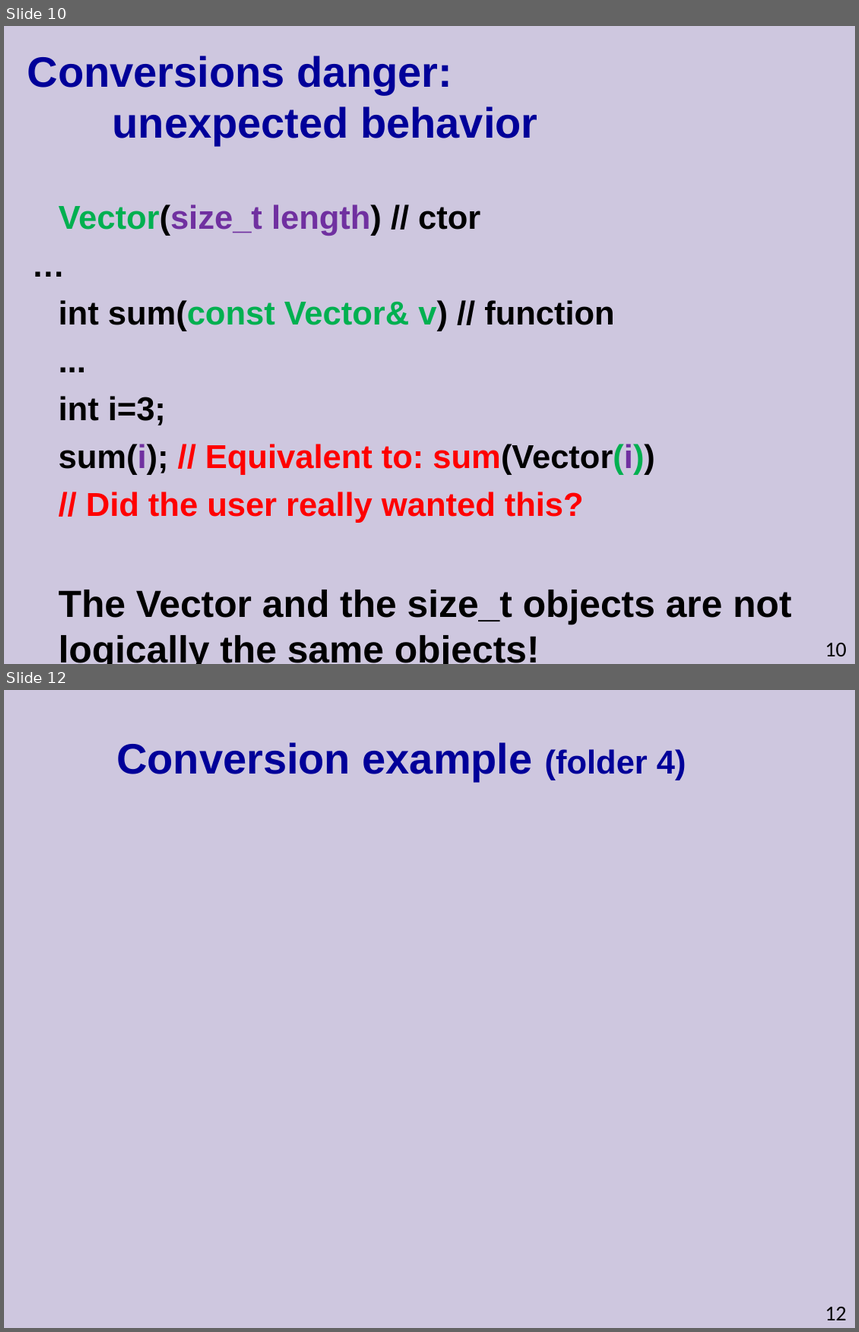
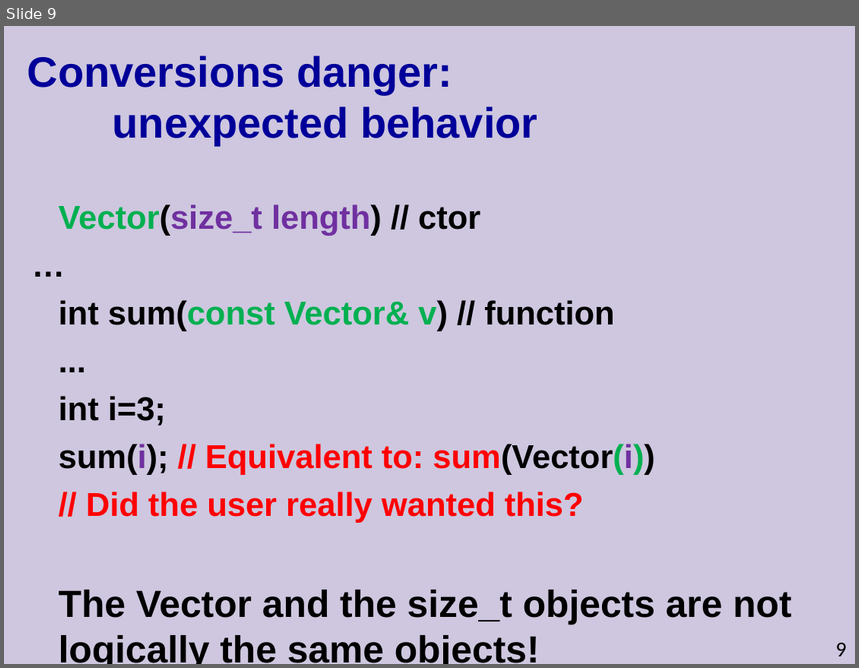
Before and after one commit to cpp-at-ariel/cpp-5779, a slide deck: 05-copy-convert/slides.odp. Shown one above the other, each under a label of ours: slides 10 and 12 before the commit, slide 9 after it; the slides between them are not shown. The pictures are 859x1332 and 859x668 pixels, drawn with LibreOffice and Linux fonts; fonts in the diff are those of the drawing. Boxes give left, top, right and bottom in pixels: in the first picture for what was removed or moved away, otherwise in the second. Text is boxed around its words. In the diff, an @@ line names an element or a change of style, - is before the commit and + after.

```diff
--- a/05-copy-convert/slides.odp
+++ b/05-copy-convert/slides.odp
@@ slide 12 removed at <box>4,690,855,1328</box>, background #CEC7DF @@
@@ title removed at <box>116,742,686,781</box> @@
-Conversion example (folder 4)
@@ page number removed at <box>826,1307,847,1321</box> @@
-12
@@ what was slide 10 is now slide 9 @@
@@ page number at <box>836,643,847,657</box>: text changed @@
-10
+9
```
Also in this commit, not shown: 8 slides changed, 2 other slides removed, 13 other files.
